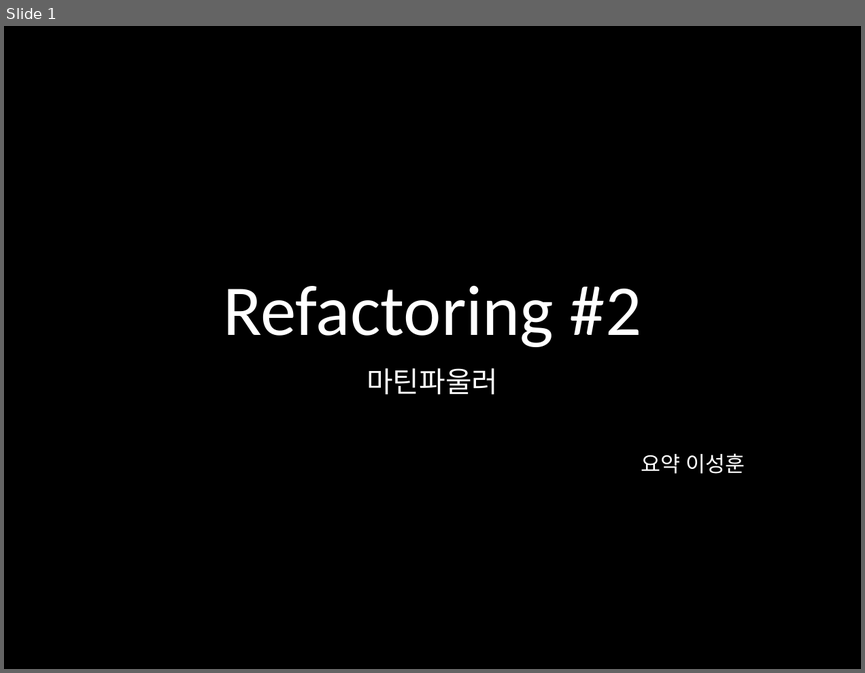
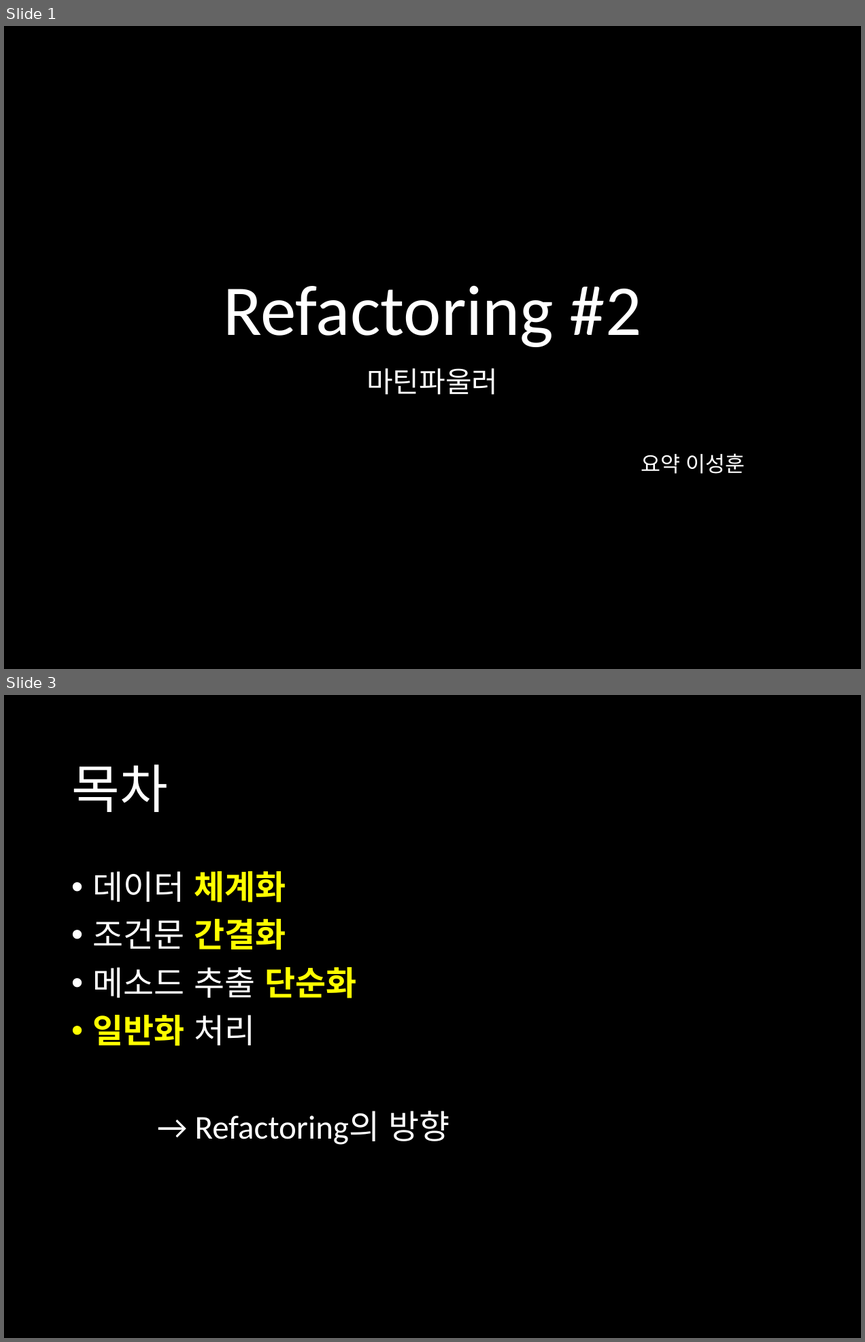
Before and after one commit to harrisleesh/Review, a slide deck: Refactoring #2.pptx. Shown one above the other, each under a label of ours: slide 1 before the commit, slides 1 and 3 after it; the slides between them are not shown. The pictures are 865x673 and 865x1342 pixels, drawn with LibreOffice and Linux fonts; fonts in the diff are those of the drawing. Boxes give left, top, right and bottom in pixels: in the first picture for what was removed or moved away, otherwise in the second. Text is boxed around its words. In the diff, an @@ line names an element or a change of style, - is before the commit and + after.

```diff
--- a/Refactoring #2.pptx
+++ b/Refactoring #2.pptx
@@ slide 3 added at (x1=4, y1=695, x2=861, y2=1338), background #000000 @@
@@ title added at (x1=71, y1=764, x2=168, y2=812), 44 pt, text #FFFFFF @@
+목차
@@ text added at (x1=93, y1=871, x2=450, y2=1144), 28 pt, text #FFFFFF @@
+• 데이터 체계화
+• 조건문 간결화
+• 메소드 추출 단순화
+• 일반화 처리
+→ Refactoring의 방향
```
Also in this commit, not shown: 3 other slides added.
